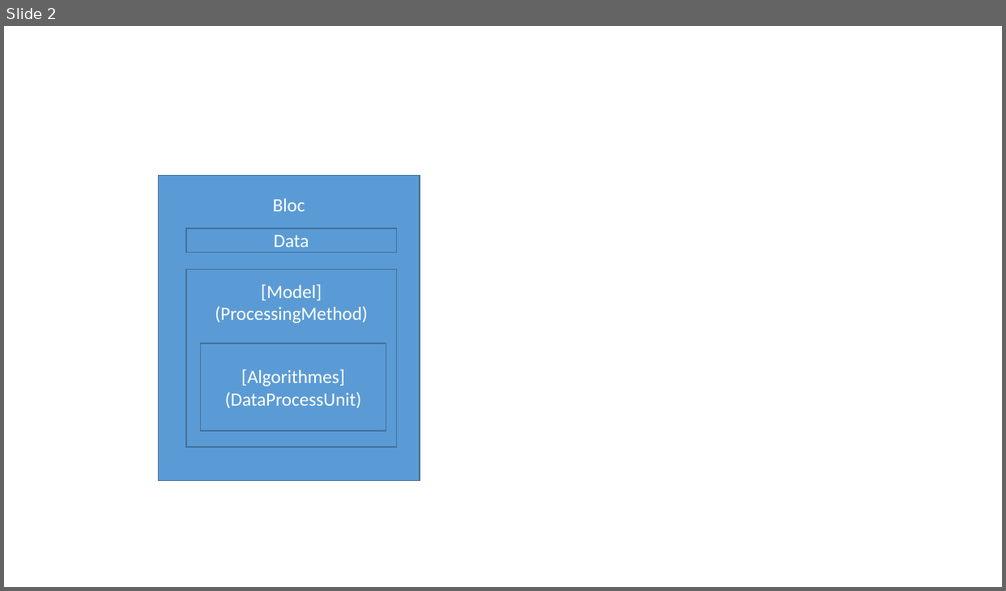
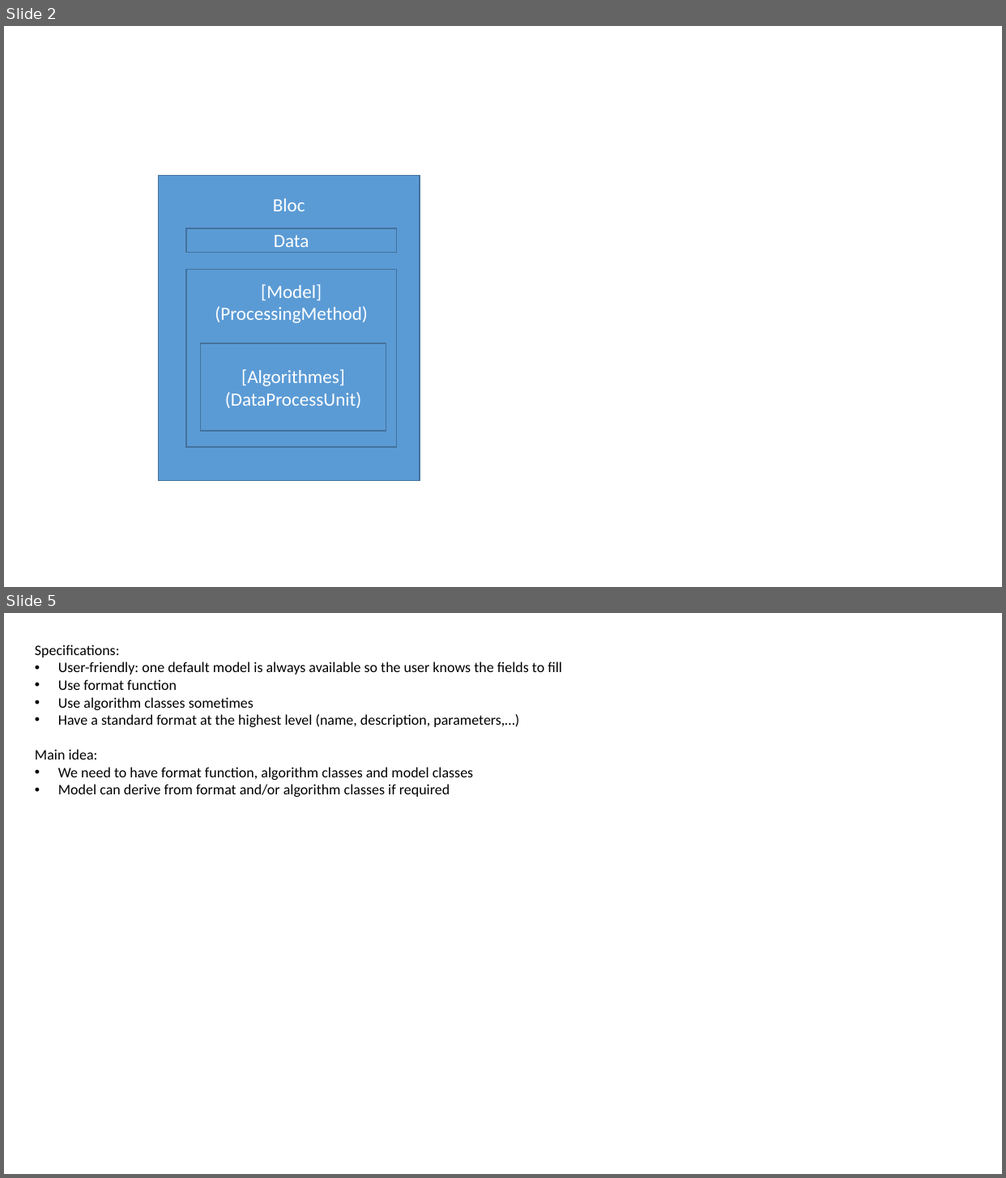
Before and after one commit to ManuIdentiFY/FitLike2, a slide deck: Program structure.pptx. Shown one above the other, each under a label of ours: slide 2 before the commit, slides 2 and 5 after it; the slides between them are not shown. The pictures are 1006x591 and 1006x1178 pixels, drawn with LibreOffice and Linux fonts; fonts in the diff are those of the drawing. Boxes give left, top, right and bottom in pixels: in the first picture for what was removed or moved away, otherwise in the second. Text is boxed around its words. In the diff, an @@ line names an element or a change of style, - is before the commit and + after.

```diff
--- a/Program structure.pptx
+++ b/Program structure.pptx
@@ slide 5 added at <box>4,613,1002,1174</box>, background #FFFFFF @@
@@ text added at <box>35,645,562,797</box>, 14 pt, text #000000 @@
+Specifications:
+• User-friendly: one default model is always available so the user knows the fields to fill
+• Use format function
+• Use algorithm classes sometimes
+• Have a standard format at the highest level (name, description, parameters,…)
+Main idea:
+• We need to have format function, algorithm classes and model classes
+• Model can derive from format and/or algorithm classes if required
```
Also in this commit, not shown: 1 slide changed, 7 other slides added.
